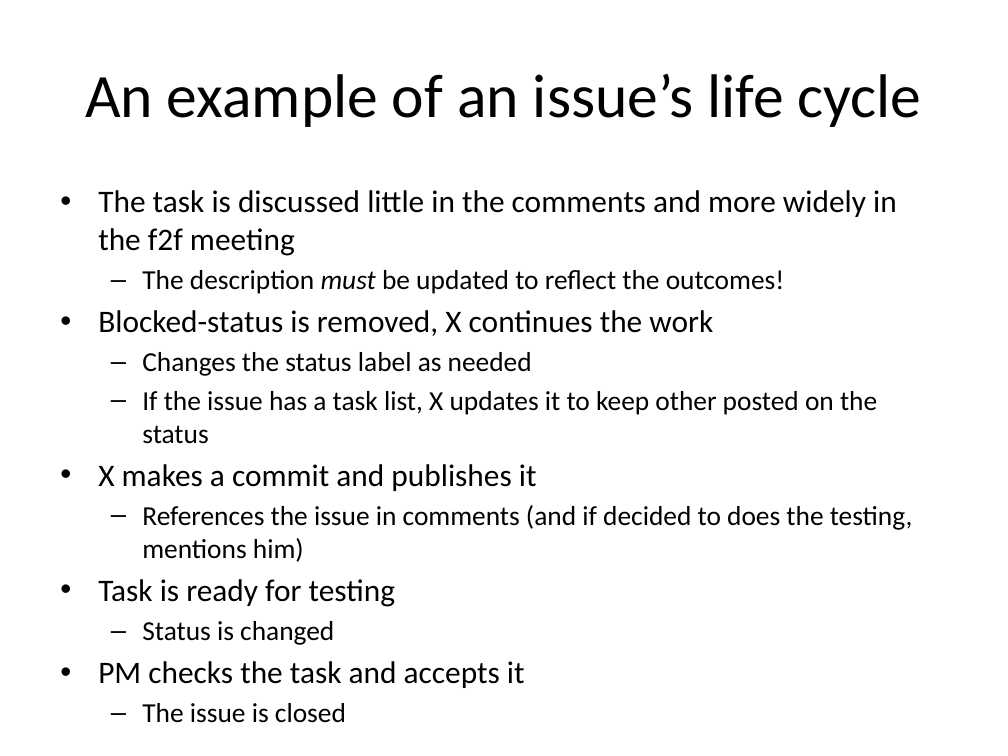
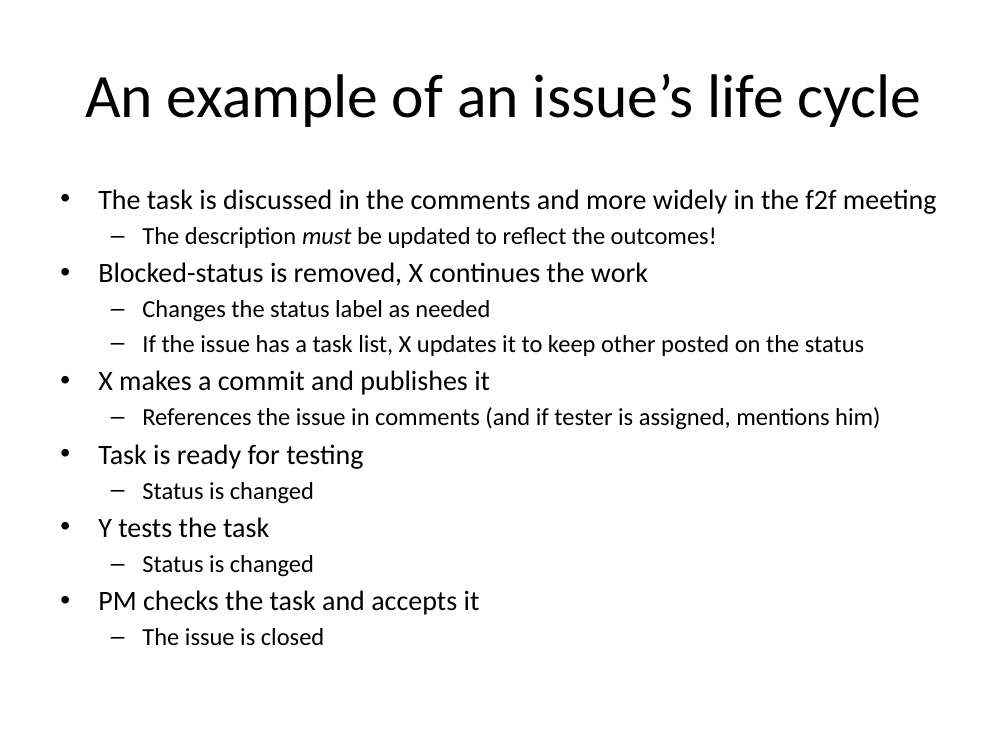
Before and after one commit to Ripppe/GraduRepo, a slide deck: slide 32 of Managing requirements in GitHub.pptx. Drawn at 1008x756 pixels with LibreOffice and Linux fonts; fonts in the diff are those of the drawing. Boxes give left, top, right and bottom in pixels: in the first picture for what was removed or moved away, otherwise in the second. Text is boxed around its words. In the diff, an @@ line names an element or a change of style, - is before the commit and + after.

```diff
--- a/Managing requirements in GitHub.pptx
+++ b/Managing requirements in GitHub.pptx
@@ text at [98,189,937,214]: text changed; size 22.4 to 20 pt @@
-• The task is discussed little in the comments and more widely in the f2f meeting
+• The task is discussed in the comments and more widely in the f2f meeting
@@ text at [98,227,864,645]: size 19.6 to 17.5 pt in "The description must be updated to reflect ...", "Changes the status label as needed", "If the issue has a task list, ...", "Status is changed" and 1 more places; size 22.4 to 20 pt in "Blocked-status is removed, X continues the work", "X makes a commit and publishes it", "Task is ready for testing", "PM checks the task and accepts it" @@
@@ text at [142,407,880,430]: text changed; size 19.6 to 17.5 pt @@
-  – References the issue in comments (and if decided to does the testing, mentions him)
+  – References the issue in comments (and if tester is assigned, mentions him)
@@ text at [98,482,314,538]: paragraphs added @@
+  – Status is changed
+• Y tests the task
```
Also in this commit, not shown: 27 other slides changed, 1 slide added, 1 other file.
